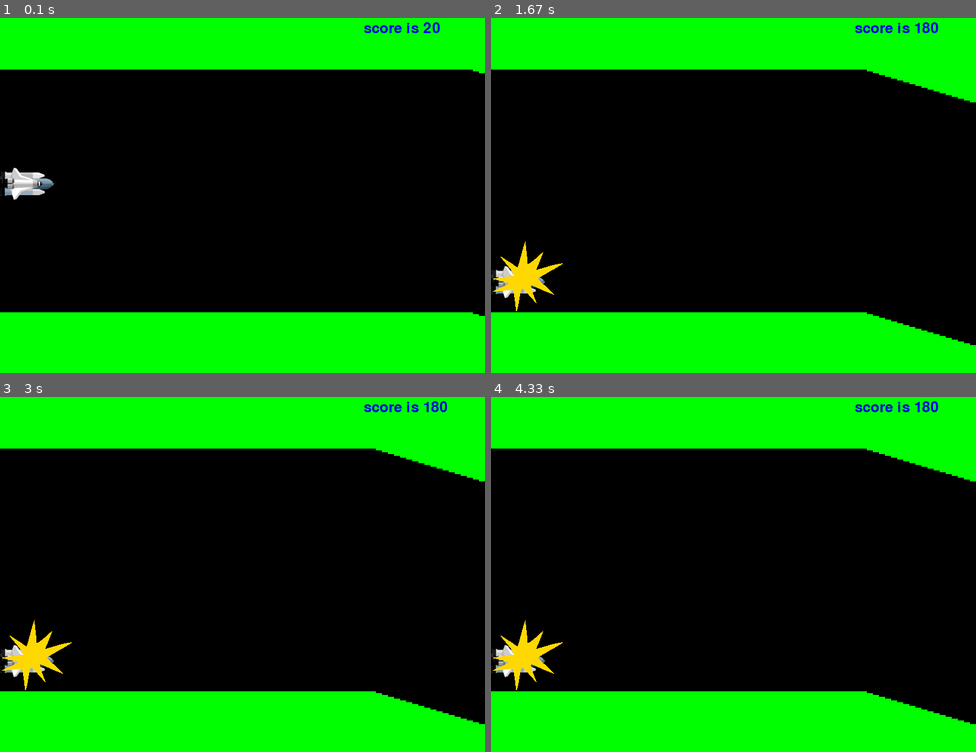
Above: before the commit, frames 1-4 (two rows, left to right).
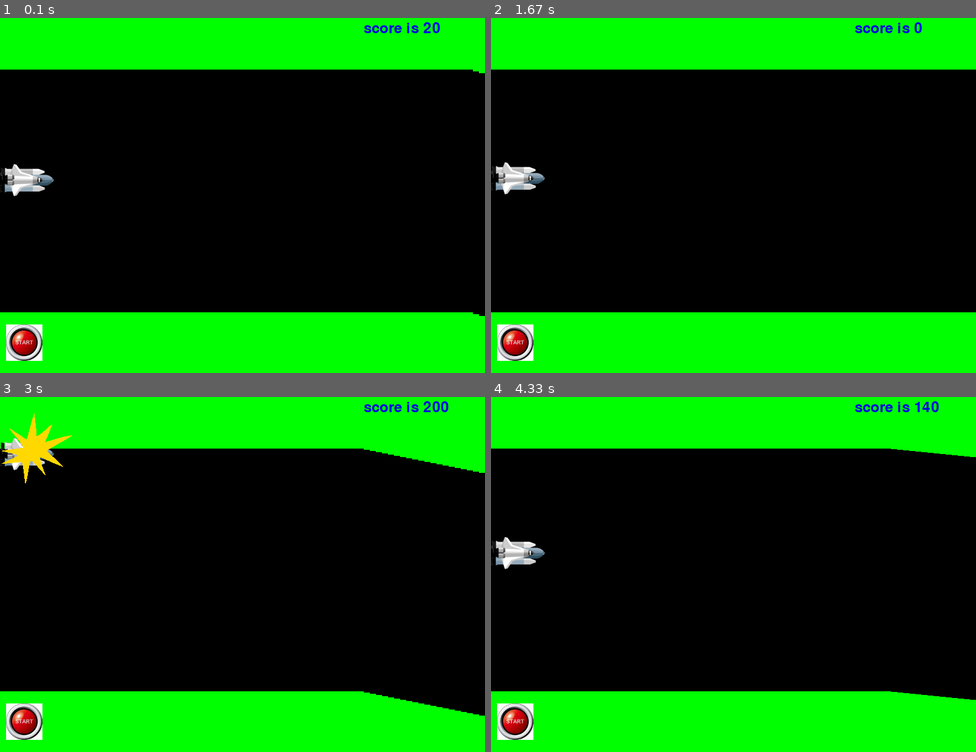
Above: after the commit, the same moments.

Repository: tedykim/pygame_cave
Game: pygame game, started from cave.py
Two runs of this game, one before a commit and one after it. Both use one fixed random seed, a clock stepped at 60 frames per second and the inputs below.
Inputs (mouse positions are in pixels of both pictures, inside the frame that each line leads up to):
- Up to frame 1 (0.1 s): no input
- Up to frame 2 (1.67 s): tap Space at 0.33, 0.73, 1.03, 1.23 s; press the mouse at (515, 341) at 1.53 s; move the mouse to (689, 199) at 1.63 s
- Up to frame 3 (3 s): release the mouse at (368, 432) at 1.77 s; move the mouse to (232, 702) at 1.87 s; tap Space at 1.9, 2.2, 2.4, 2.7 s
- Up to frame 4 (4.33 s): click (515, 720) at 3.33 s; move the mouse to (646, 698) at 3.6 s; tap Space at 3.63, 4.07 s

The runs differ from the first frame. In frame 1, 1.4% of the frame differs, in the area x 0-12%, y 41-97%; in frame 2, 4.7%, in the area x 0-100%, y 1-97%; in frame 3, 3.4%; in frame 4, 4.2%.

Commit message:
재시작 버튼완료_V4

Diff:
--- a/cave.py
+++ b/cave.py
@@ -1,5 +1,4 @@
-# 재시작 버튼만들기_v1
-""" cave - Copyright 2016 Kenichiro Tanaka  """
+# 재시작 버튼만들기_완료_v4
 import sys
 from random import randint
 import pygame
@@ -11,7 +10,18 @@
 FPSCLOCK = pygame.time.Clock()
 
 def main():
-    """ 메인루틴,メインルーチン """
+    """ 메인루틴, 메인ルーチン """
+    def reset_game():
+        nonlocal game_over, ship_y, velocity, score, slope, holes
+        game_over = False
+        ship_y = 250
+        velocity = 0
+        score = 0
+        slope = randint(1, 6)
+        holes = []
+        for xpos in range(walls):
+            holes.append(Rect(xpos * 10, 100, 10, 400))
+
     walls = 80
     ship_y = 250
     velocity = 0
@@ -20,6 +30,9 @@
     sysfont = pygame.font.SysFont(None, 36)
     ship_image = pygame.image.load("ship.png")
     bang_image = pygame.image.load("bang.png")
+    restart_button = pygame.image.load("restart_button.png")  # 재시작 버튼 이미지
+    restart_button_rect = restart_button.get_rect()
+    restart_button_rect.topleft = (10, 520)  # 버튼 위치
     holes = []
     for xpos in range(walls):
         holes.append(Rect(xpos * 10, 100, 10, 400))
@@ -35,13 +48,16 @@
                 if event.key == K_SPACE:
                     is_space_down = True
 
-        # 비행선 이동, 自機を移動
-        if not game_over:
+        if game_over:
+            # 재시작 버튼 클릭 처리
+            if restart_button_rect.collidepoint(pygame.mouse.get_pos()):
+                if pygame.mouse.get_pressed()[0]:  # 마우스 왼쪽 버튼 클릭
+                    reset_game()
+        else:
             score += 10
-            velocity += -3 if is_space_down else 3
+            velocity += -3 if is_space_down else 1
             ship_y += velocity
 
-            # 동굴스크롤, 洞窟をスクロール
             edge = holes[-1].copy()
             test = edge.move(0, slope)
             if test.top <= 0 or test.bottom >= 600:
@@ -52,22 +68,21 @@
             del holes[0]
             holes = [x.move(-10, 0) for x in holes]
 
-            # 충돌, 衝突 ?
             if holes[0].top > ship_y or \
-                holes[0].bottom < ship_y + 80:
+                    holes[0].bottom < ship_y + 80:
                 game_over = True
 
-        # 윈도우창, 描画
         SURFACE.fill((0, 255, 0))
         for hole in holes:
             pygame.draw.rect(SURFACE, (0, 0, 0), hole)
         SURFACE.blit(ship_image, (0, ship_y))
+        SURFACE.blit(restart_button, restart_button_rect.topleft)  # 재시작 버튼 그리기
         score_image = sysfont.render("score is {}".format(score),
                                      True, (0, 0, 225))
         SURFACE.blit(score_image, (600, 20))
 
         if game_over:
-            SURFACE.blit(bang_image, (0, ship_y-40))
+            SURFACE.blit(bang_image, (0, ship_y - 40))
 
         pygame.display.update()
         FPSCLOCK.tick(15)
Binary file added: restart_button.png
Binary file added: restart_button2.png
